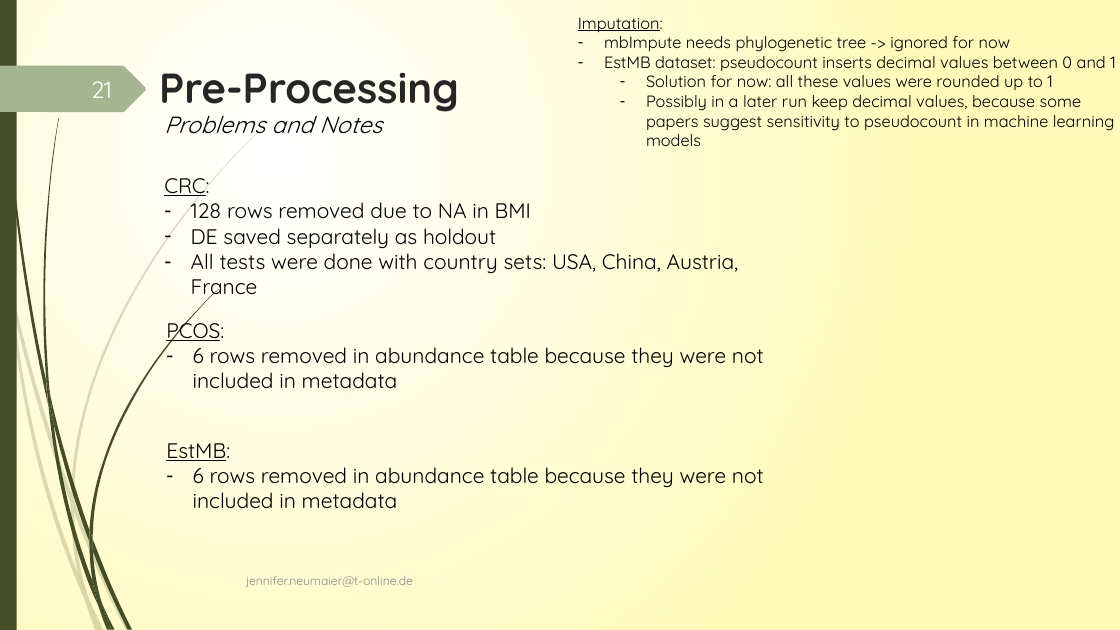
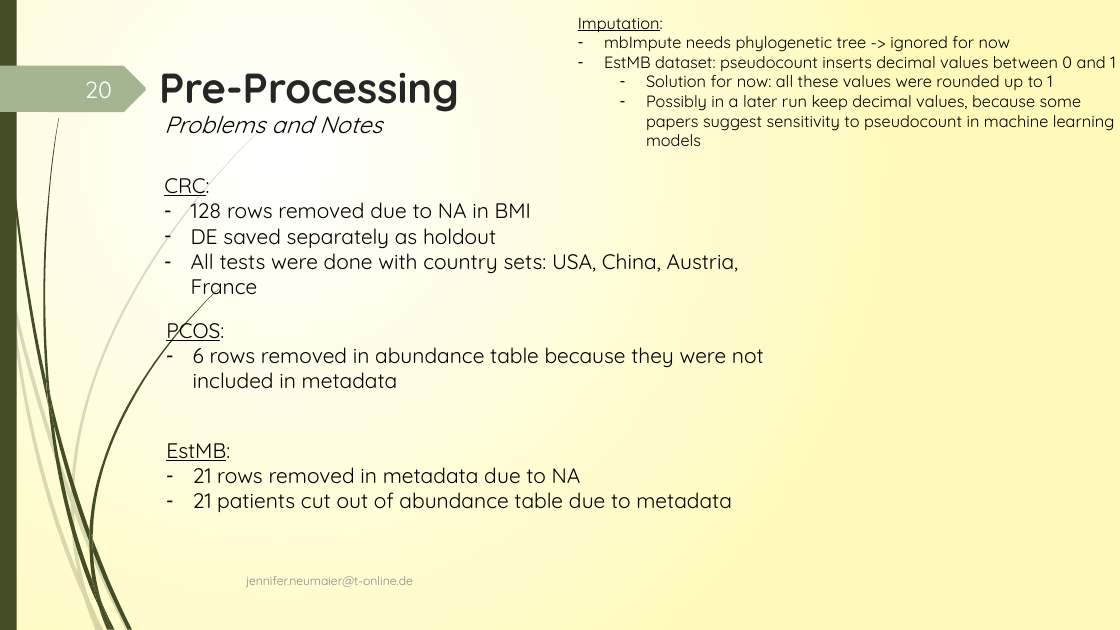
Before and after one commit to JenniferNeumaier/ml_coda, a slide deck: slide 20 of doc/Project_structure_notes.pptx (slide 21 before the commit). Drawn at 1120x630 pixels with LibreOffice and Linux fonts; fonts in the diff are those of the drawing. Boxes give left, top, right and bottom in pixels: in the first picture for what was removed or moved away, otherwise in the second. Text is boxed around its words. In the diff, an @@ line names an element or a change of style, - is before the commit and + after.

```diff
--- a/doc/Project_structure_notes.pptx
+++ b/doc/Project_structure_notes.pptx
@@ page number at [85,81,112,98]: text changed @@
-21
+20
@@ text at [193,467,732,512]: text changed @@
-– 6 rows removed in abundance table because they were not included in metadata
+– 21 rows removed in metadata due to NA
+– 21 patients cut out of abundance table due to metadata
```
Also in this commit, not shown: 22 other slides changed, 35 other files.
